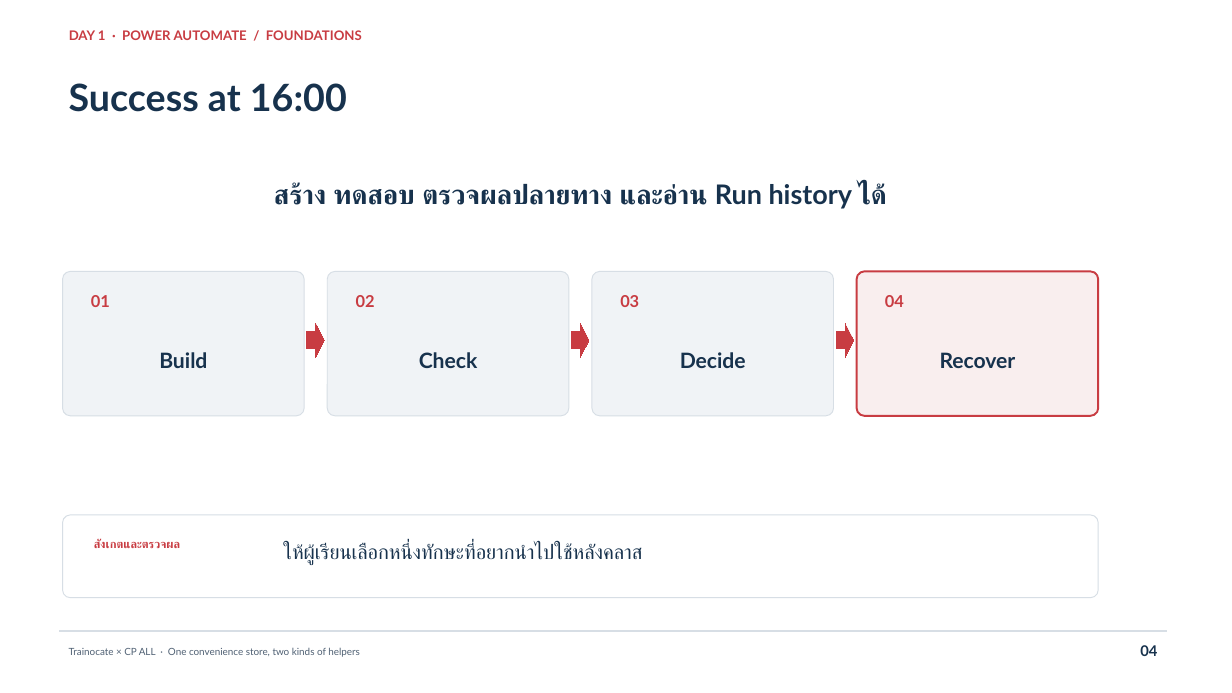
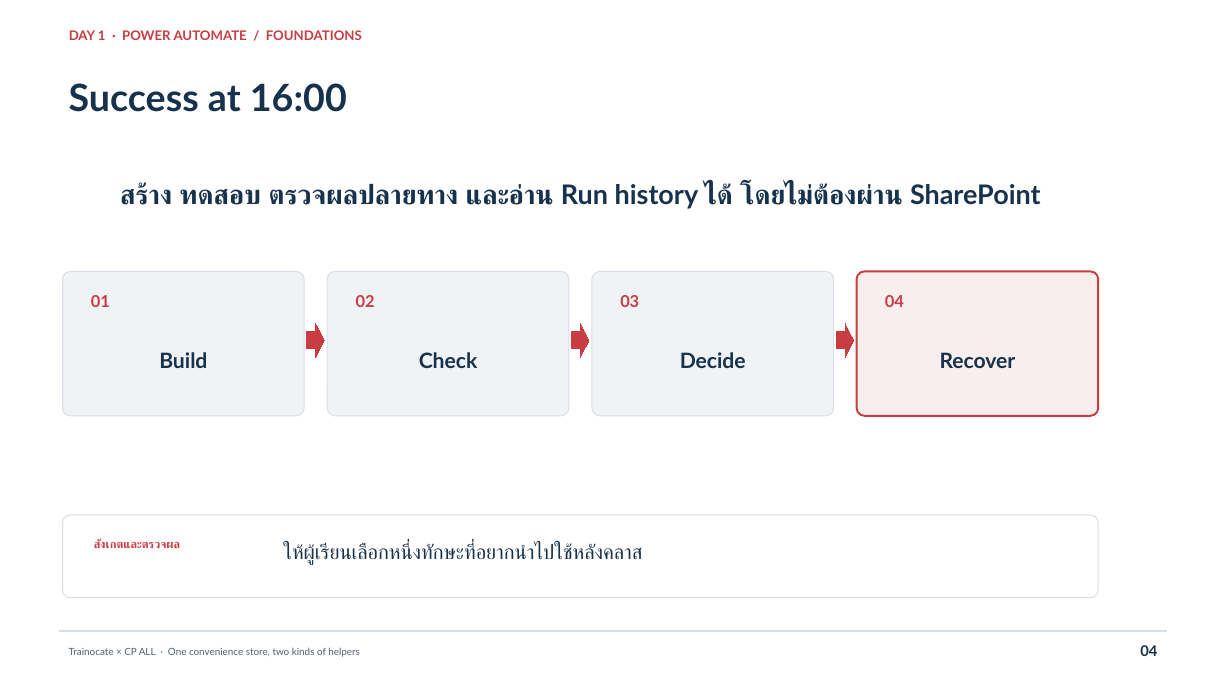
Before and after one commit to teerasej/cpall-gosoft-power-automate-2026, a slide deck: slide 4 of docs/public/downloads/CPAll-Power-Automate-Day-1.pptx. Drawn at 1232x693 pixels with LibreOffice and Linux fonts; fonts in the diff are those of the drawing. Boxes give left, top, right and bottom in pixels: in the first picture for what was removed or moved away, otherwise in the second. Text is boxed around its words. In the diff, an @@ line names an element or a change of style, - is before the commit and + after.

Commit message:
Make SharePoint an optional Day 1 extension

```diff
--- a/docs/public/downloads/CPAll-Power-Automate-Day-1.pptx
+++ b/docs/public/downloads/CPAll-Power-Automate-Day-1.pptx
@@ text at [120, 183, 1041, 209]: text changed @@
-สร้าง ทดสอบ ตรวจผลปลายทาง และอ่าน Run history ได้
+สร้าง ทดสอบ ตรวจผลปลายทาง และอ่าน Run history ได้ โดยไม่ต้องผ่าน SharePoint
```
Also in this commit, not shown: 7 other slides changed, 13 other files.
